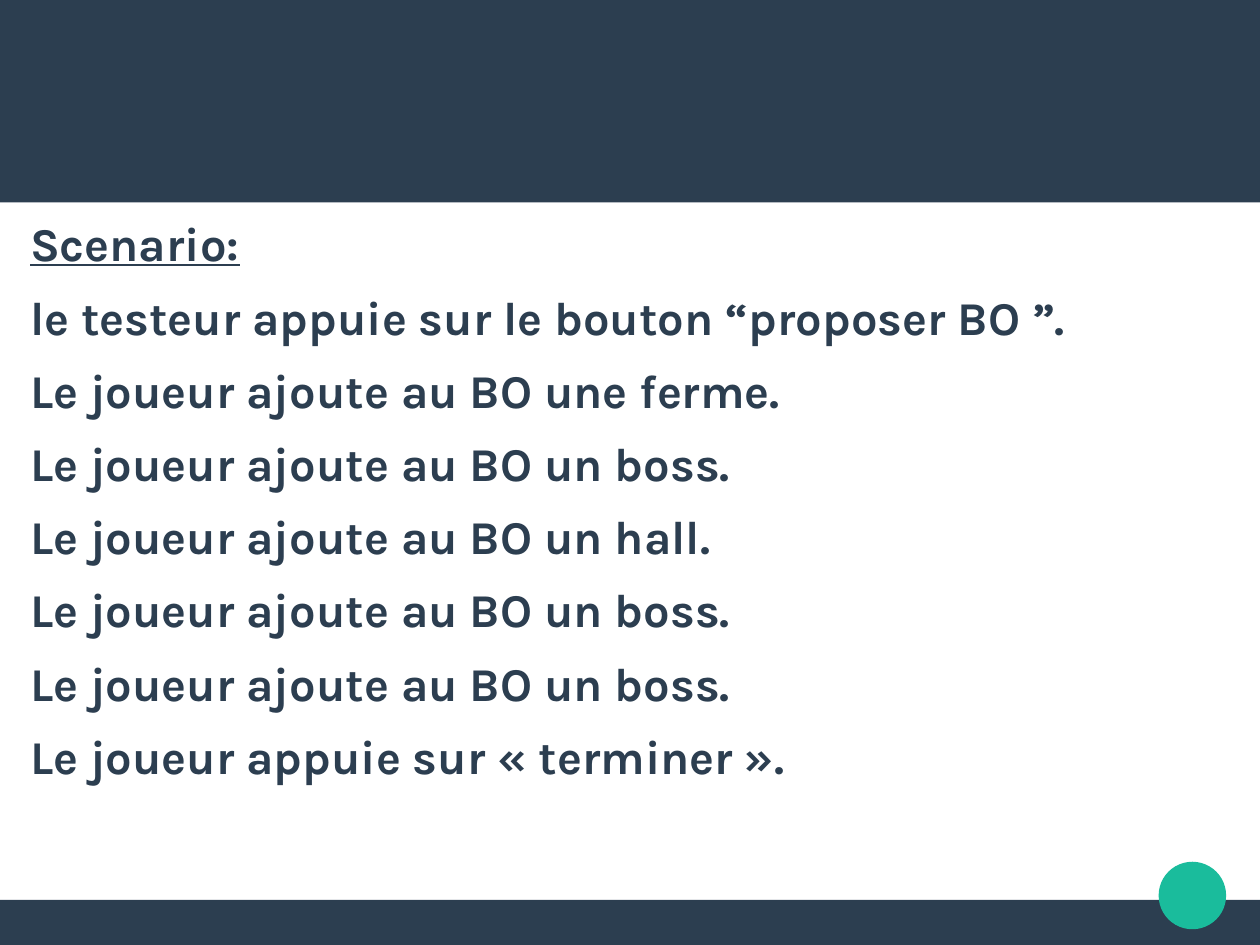
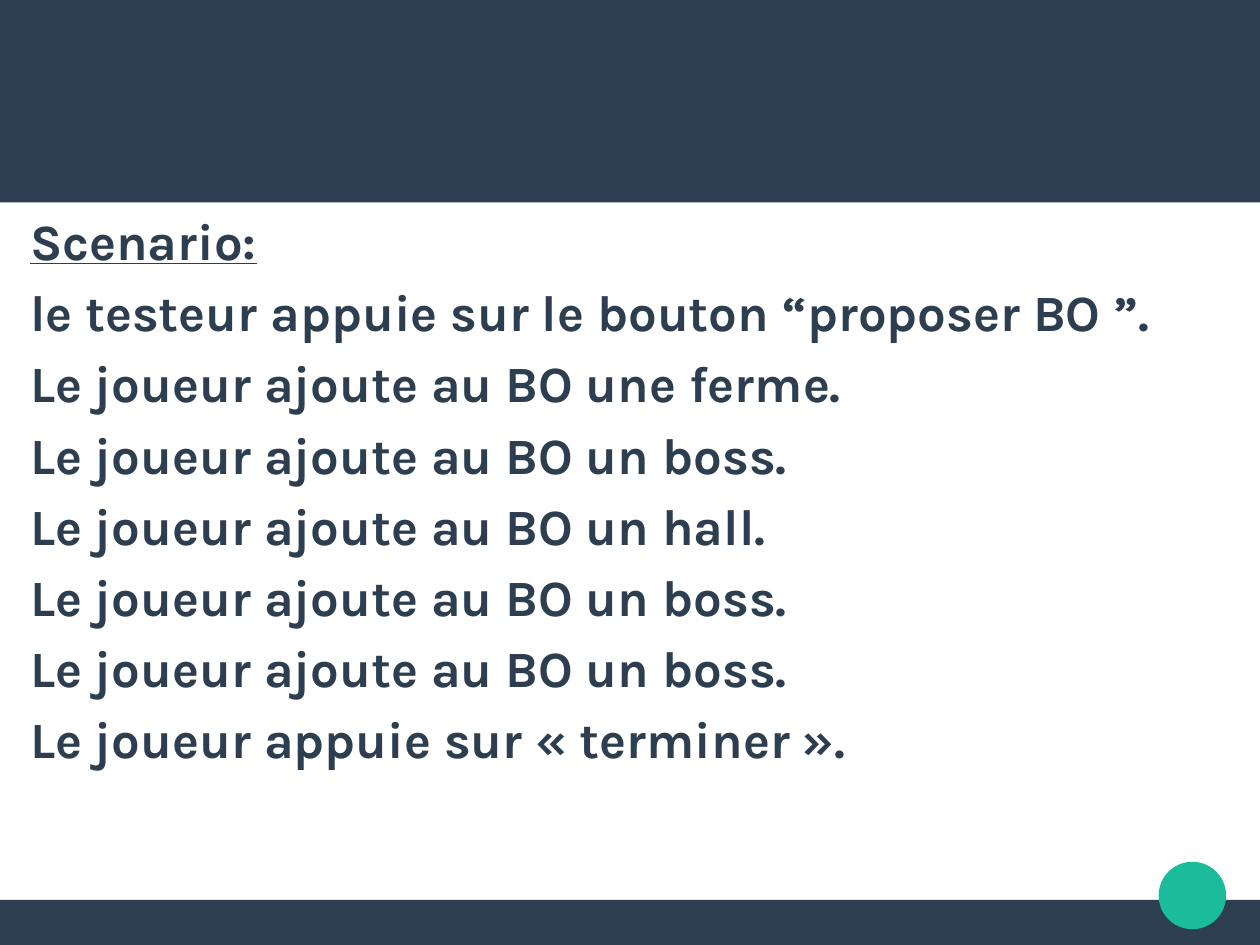
Before and after one commit to natmaurice/tme-il-smartbuilders, a slide deck: slide 16 of IL.odp. Drawn at 1260x945 pixels with LibreOffice and Linux fonts; fonts in the diff are those of the drawing. Boxes give left, top, right and bottom in pixels: in the first picture for what was removed or moved away, otherwise in the second. Text is boxed around its words. In the diff, an @@ line names an element or a change of style, - is before the commit and + after.

```diff
--- a/IL.odp
+++ b/IL.odp
@@ text "Scenario:" at bbox=[30, 224, 1101, 771]: size 29.6 to 32 pt; line spacing 0.9 to 0.8 @@
```
Also in this commit, not shown: 2 other slides changed.
